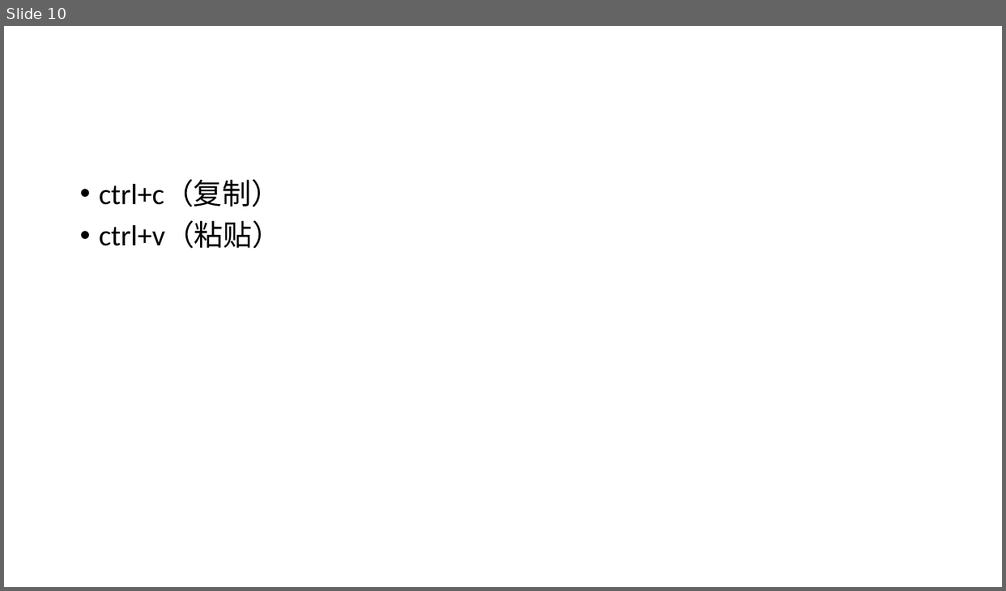
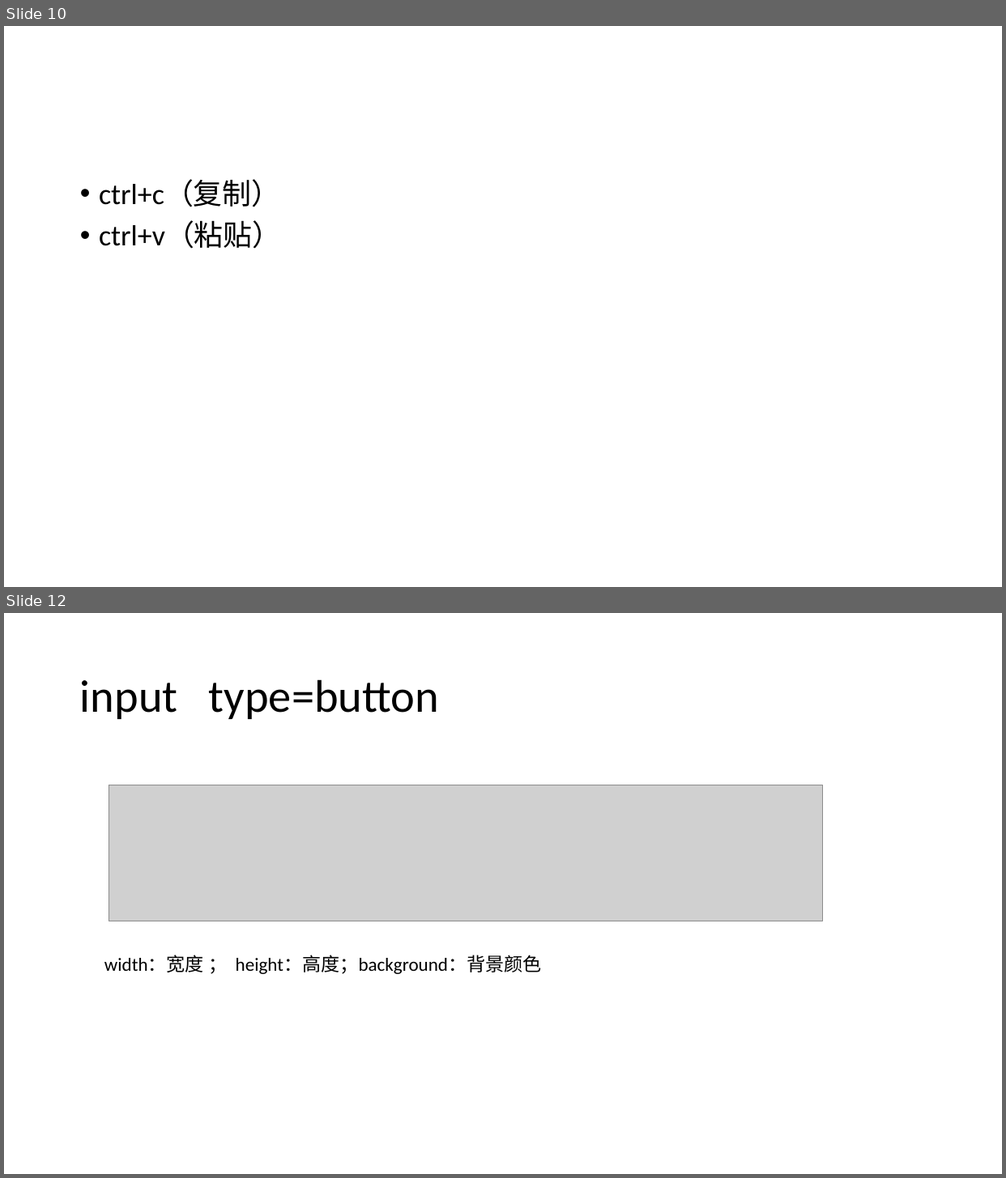
Before and after one commit to coderLynn/lecture, a slide deck: 课程/初级/html+css部分.pptx. Shown one above the other, each under a label of ours: slide 10 before the commit, slides 10 and 12 after it; the slides between them are not shown. The pictures are 1006x591 and 1006x1178 pixels, drawn with LibreOffice and Linux fonts; fonts in the diff are those of the drawing; grey boxes stand for pictures. Boxes give left, top, right and bottom in pixels: in the first picture for what was removed or moved away, otherwise in the second. Text is boxed around its words. In the diff, an @@ line names an element or a change of style, - is before the commit and + after.

```diff
--- a/课程/初级/html+css部分.pptx
+++ b/课程/初级/html+css部分.pptx
@@ slide 12 added at (4, 613, 1002, 1174), background #FFFFFF @@
@@ title added at (80, 679, 439, 719), 44 pt, text #000000 @@
+input type=button
@@ picture added at (108, 786, 822, 922) @@
@@ text added at (104, 955, 542, 974), 18 pt, text #000000 @@
+width：宽度 ； height：高度；background：背景颜色
```
Also in this commit, not shown: 15 other slides added, 5 other files.
